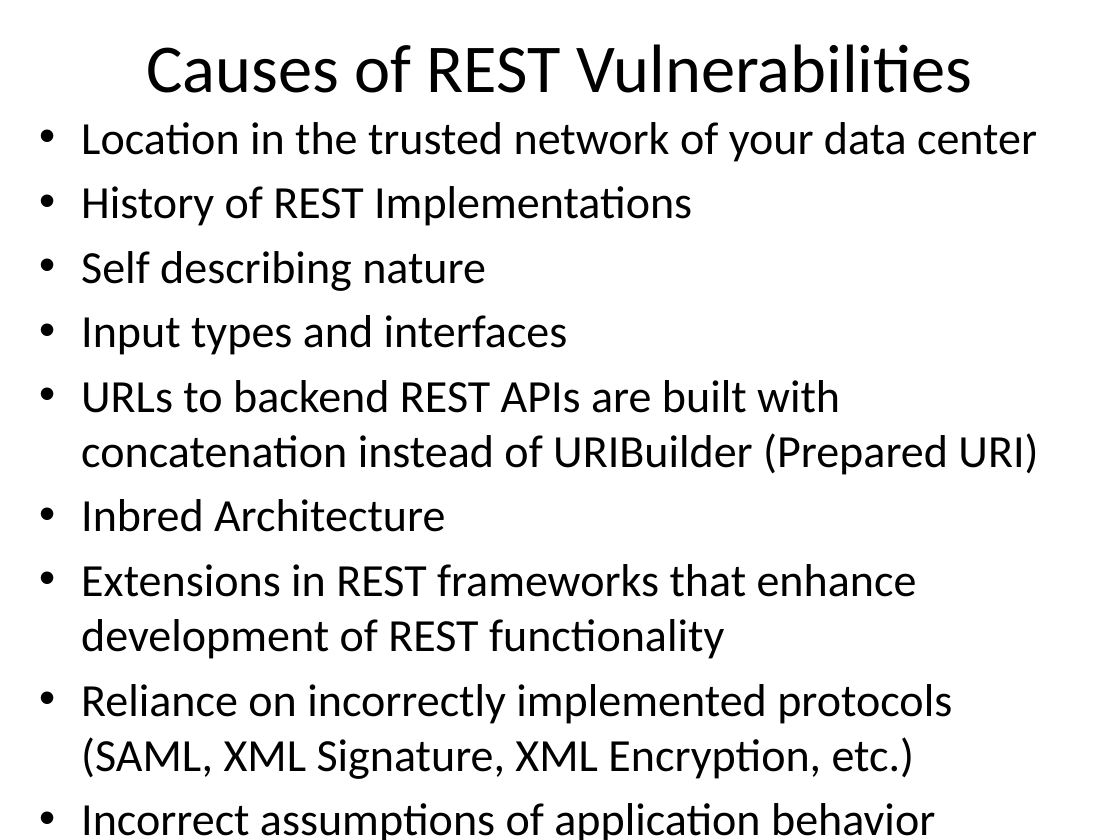
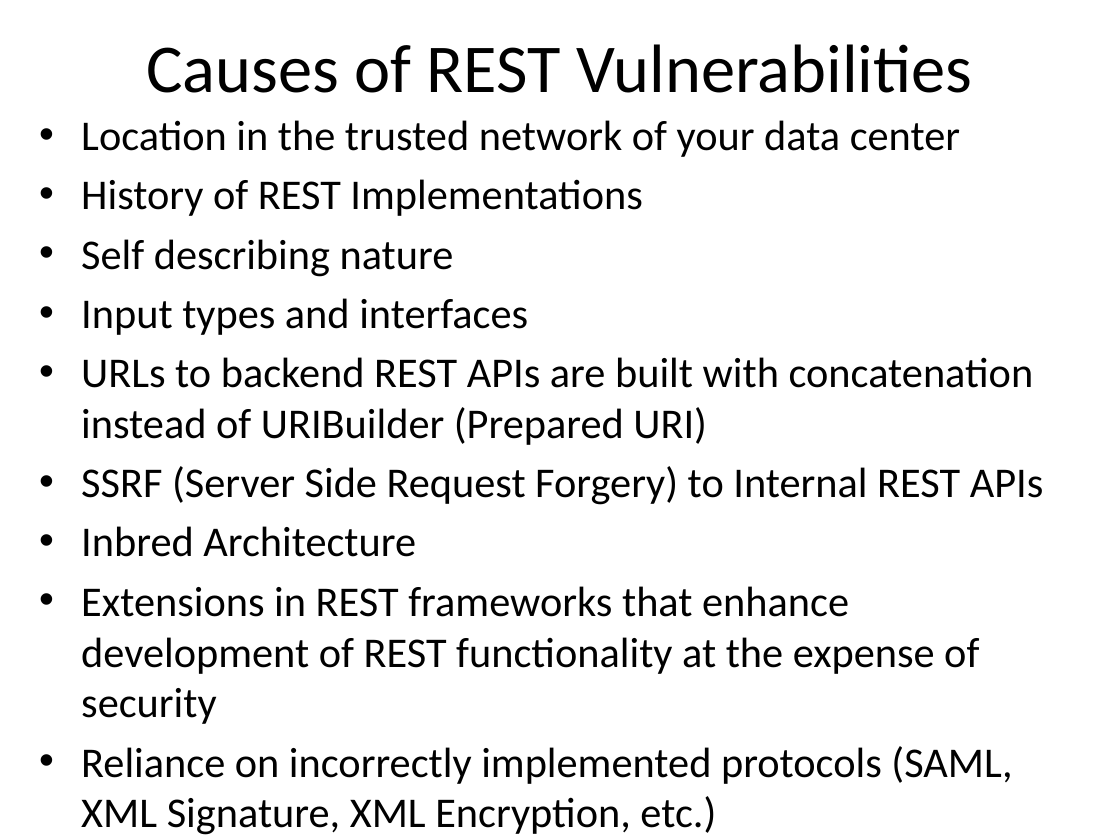
Before and after one commit to o2platform/DefCon_RESTing, a slide deck: slide 3 of Presentation/RESTing On Your Laurels Will Get You Powned3.pptx. Drawn at 1120x840 pixels with LibreOffice and Linux fonts; fonts in the diff are those of the drawing. Boxes give left, top, right and bottom in pixels: in the first picture for what was removed or moved away, otherwise in the second. Text is boxed around its words. In the diff, an @@ line names an element or a change of style, - is before the commit and + after.

```diff
--- a/Presentation/RESTing On Your Laurels Will Get You Powned3.pptx
+++ b/Presentation/RESTing On Your Laurels Will Get You Powned3.pptx
@@ text at [81, 120, 1034, 835]: size 29.6 to 27.2 pt in "Location in the trusted network of your ...", "History of REST Implementations", "Self describing nature", "Input types and interfaces" and 4 more places @@
@@ text at [81, 466, 1044, 505]: paragraph added @@
+• SSRF (Server Side Request Forgery) to Internal REST APIs
@@ text at [81, 586, 979, 724]: text changed; size 29.6 to 27.2 pt @@
-• Extensions in REST frameworks that enhance development of REST functionality
+• Extensions in REST frameworks that enhance development of REST functionality at the expense of security
```
Also in this commit, not shown: 9 other slides changed, 7 slides added, 2 slides removed.
